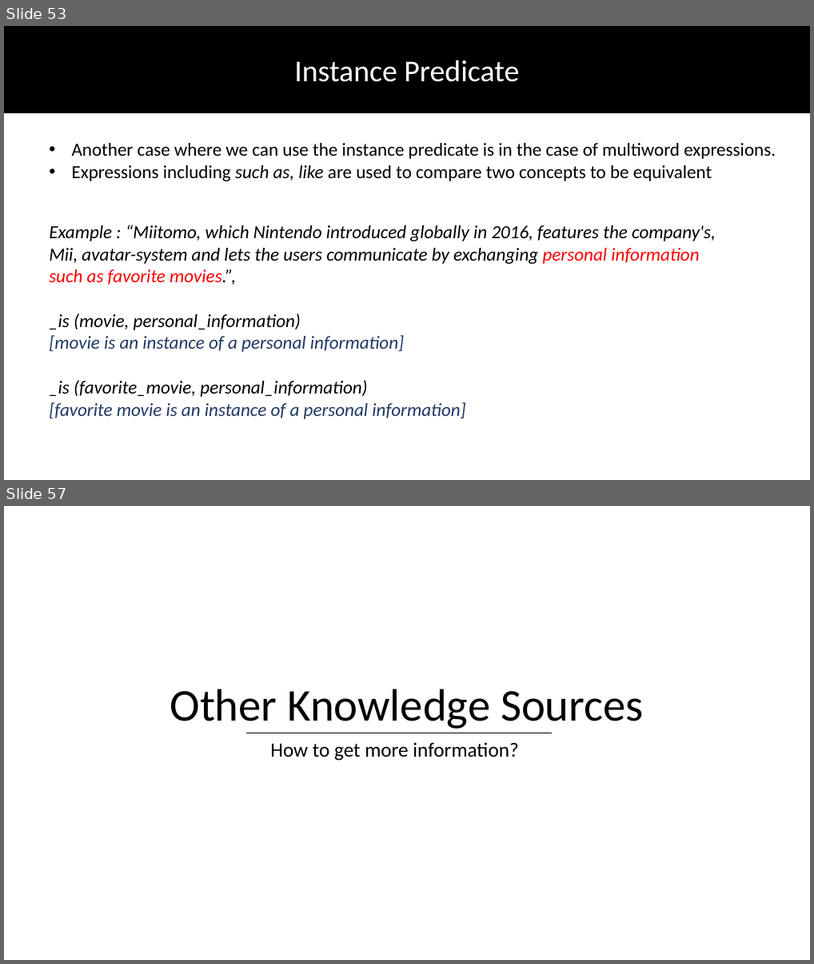
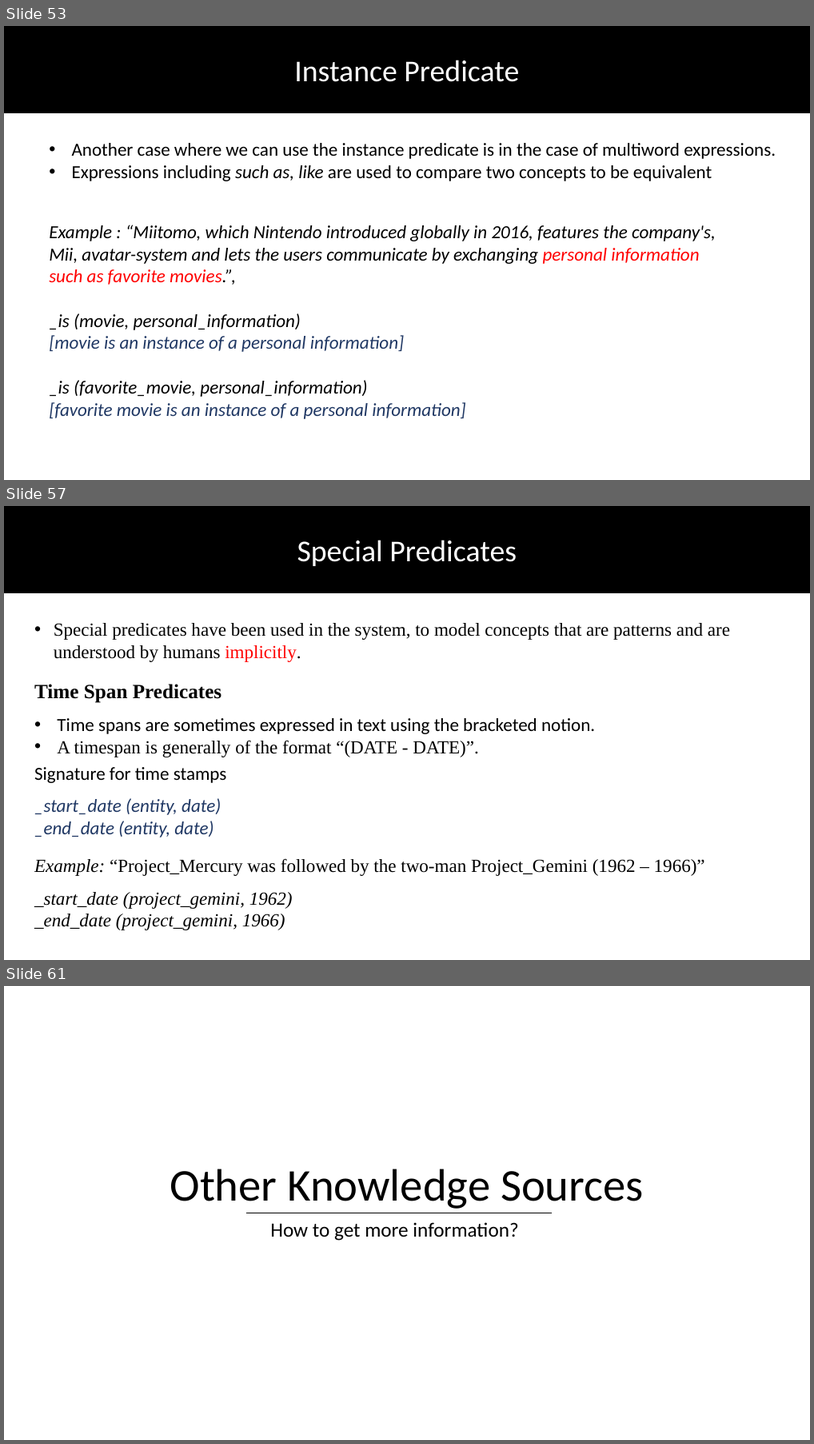
Before and after one commit to DhruvaPendharkar/thesis-project, a slide deck: Notes/ThesisPresentation.pptx. Shown one above the other, each under a label of ours: slides 53 and 57 before the commit, slides 53, 57 and 61 after it; the slides between them are not shown. The pictures are 814x964 and 814x1444 pixels, drawn with LibreOffice and Linux fonts; fonts in the diff are those of the drawing. Boxes give left, top, right and bottom in pixels: in the first picture for what was removed or moved away, otherwise in the second. Text is boxed around its words. In the diff, an @@ line names an element or a change of style, - is before the commit and + after.

Commit message:
Adding rest of KG predicates

```diff
--- a/Notes/ThesisPresentation.pptx
+++ b/Notes/ThesisPresentation.pptx
@@ slide 57 added at [4,506,810,960], background #FFFFFF @@
@@ rectangle added at [4,506,810,592], fill #000000, outline #000000 1 pt @@
@@ text added at [298,540,517,566], 36 pt, text #FFFFFF @@
+Special Predicates
@@ text added at [54,623,730,662], 22 pt, text #000000 @@
+• Special predicates have been used in the system, to model concepts that are patterns and are understood by humans implicitly.
@@ text added at [34,684,595,757], 22 pt, text #000000 @@
+Time Span Predicates
+• Time spans are sometimes expressed in text using the bracketed notion.
+• A timespan is generally of the format “(DATE - DATE)”.
@@ text added at [34,767,227,837], 22 pt, text #203864, italic @@
+Signature for time stamps
+_start_date (entity, date)
+_end_date (entity, date)
@@ text added at [34,858,706,930], 22 pt, text #000000, italic @@
+Example: “Project_Mercury was followed by the two-man Project_Gemini (1962 – 1966)”
+_start_date (project_gemini, 1962)
+_end_date (project_gemini, 1966)
@@ what was slide 57 is now slide 61 @@
```
Also in this commit, not shown: 1 slide changed, 5 other slides added, 2 slides removed.
